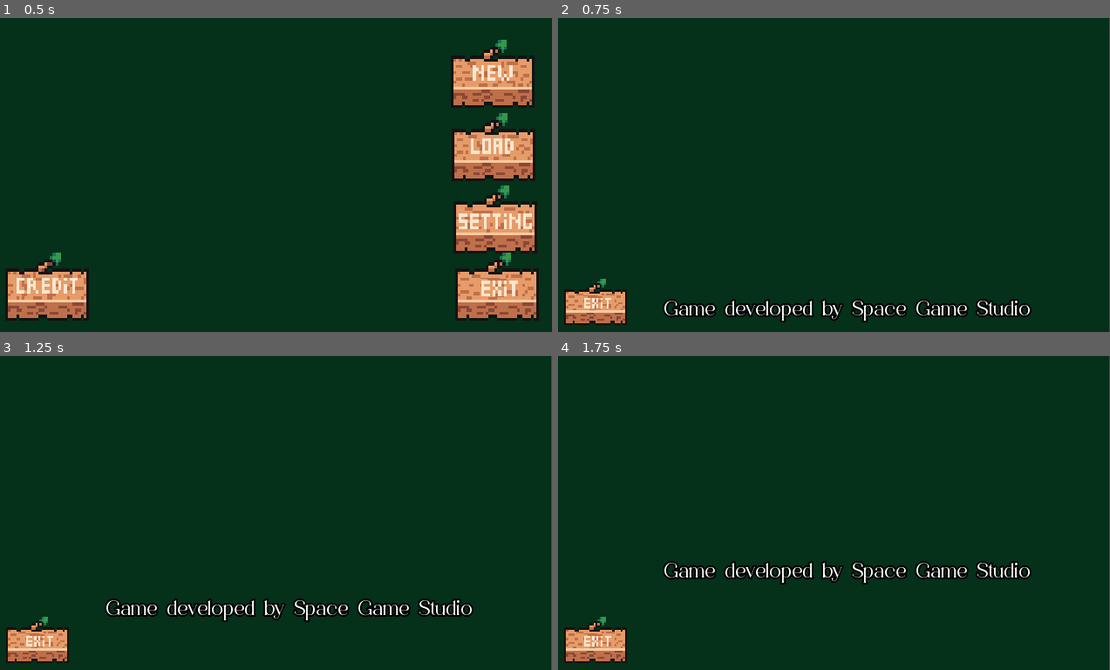
Above: before the commit, frames 1-4 (two rows, left to right).
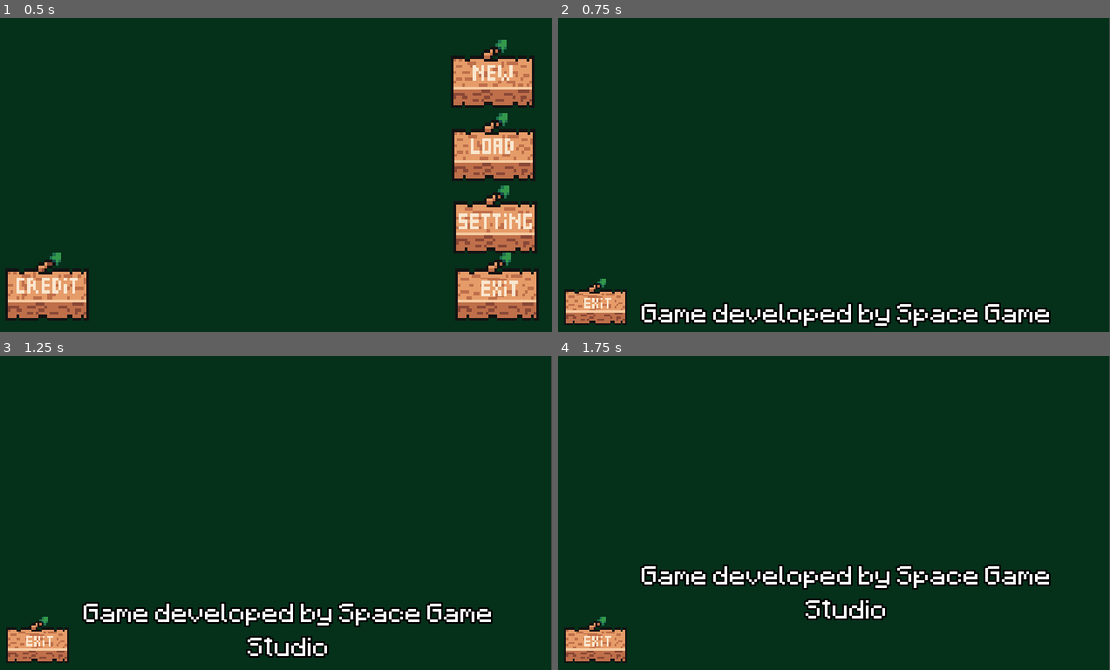
Above: after the commit, the same moments.

Repository: moha2008dev/throw-me-away
Game: Godot game, scene res://scenes/main_menu.tscn
The game is run twice, just before and just after one commit, with the same random seed, the same clock (stepped at 60 frames per second) and the same inputs.
Inputs (mouse positions are in pixels of both pictures, inside the frame that each line leads up to):
- Up to frame 1 (0.5 s): no input
- Up to frame 2 (0.75 s): click (607, 294) at 0.5 s
- Up to frame 3 (1.25 s): no input
- Up to frame 4 (1.75 s): move the mouse to (955, 497) at 1.27 s; hold D (right) from 1.28 s (still down); right-click (955, 497) at 1.35 s; tap W (up) at 1.52 s

Frame 1 is identical in both runs. In frame 2, 3.9% of the frame differs, in the area x 14-90%, y 89-99%; in frame 3, 4.6%, in the area x 14-90%, y 77-97%; in frame 4, 4.6%.

Commit message:
adding fonts and editing them

Diff:
--- a/scenes/credit.tscn
+++ b/scenes/credit.tscn
@@ -1,6 +1,6 @@
 [gd_scene load_steps=8 format=2]
 
-[ext_resource path="res://fonts/Wasted-Vindey.ttf" type="DynamicFontData" id=1]
+[ext_resource path="res://fonts/Minecraftia-Regular.ttf" type="DynamicFontData" id=1]
 [ext_resource path="res://scripts/credit.gd" type="Script" id=2]
 [ext_resource path="res://2d_art/exit.png" type="Texture" id=3]
 
@@ -60,7 +60,7 @@
 margin_left = 114.0
 margin_top = 328.0
 margin_right = 611.0
-margin_bottom = 2155.0
+margin_bottom = 2681.0
 rect_scale = Vector2( 1, 1.01345 )
 custom_colors/font_color = Color( 1, 1, 1, 1 )
 custom_fonts/font = SubResource( 2 )
Binary file added: fonts/Minecraftia-Regular.ttf
